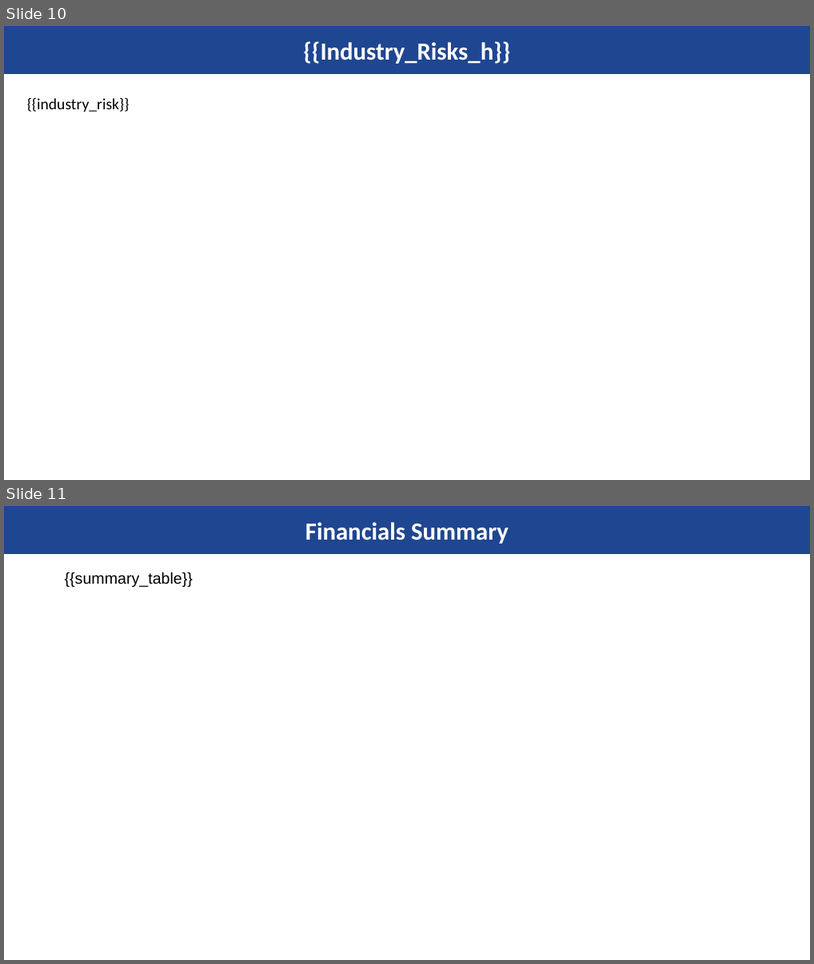
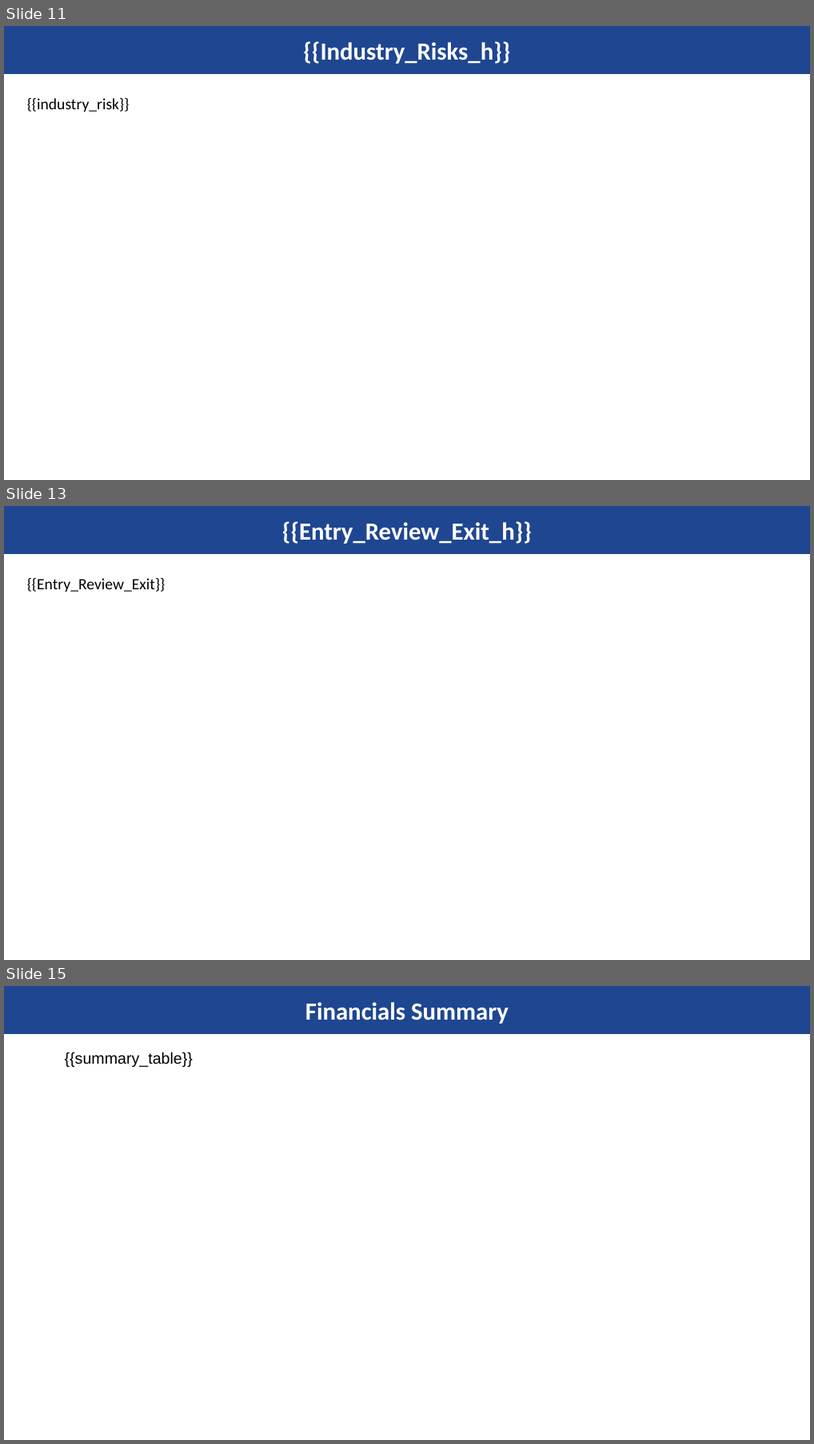
Before and after one commit to kishanyash/fluffy-lamp, a slide deck: master_template.pptx. Shown one above the other, each under a label of ours: slides 10 and 11 before the commit, slides 11, 13 and 15 after it; the slides between them are not shown. The pictures are 814x964 and 814x1444 pixels, drawn with LibreOffice and Linux fonts; fonts in the diff are those of the drawing; background and template pictures are left out. Boxes give left, top, right and bottom in pixels: in the first picture for what was removed or moved away, otherwise in the second. Text is boxed around its words. In the diff, an @@ line names an element or a change of style, - is before the commit and + after.

```diff
--- a/master_template.pptx
+++ b/master_template.pptx
@@ slide 13 added at (4, 506, 810, 960), background #FFFFFF @@
@@ title added at (4, 506, 810, 553), fill #1F4690, 22 pt, text #FFFFFF, bold @@
+{{Entry_Review_Exit_h}}
@@ text added at (27, 578, 166, 592), 14 pt, text #000000 @@
+{{Entry_Review_Exit}}
@@ what was slide 10 is now slide 11 @@
@@ what was slide 11 is now slide 15 @@
```
Also in this commit, not shown: 3 other slides added, 2 other files.
